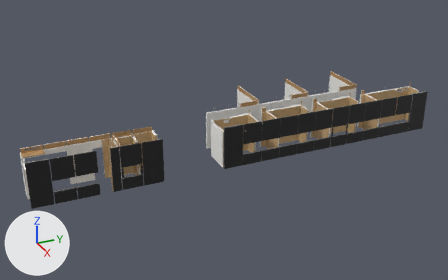
A saved change to the glTF model modelo/ARQ-MUROS.glb.
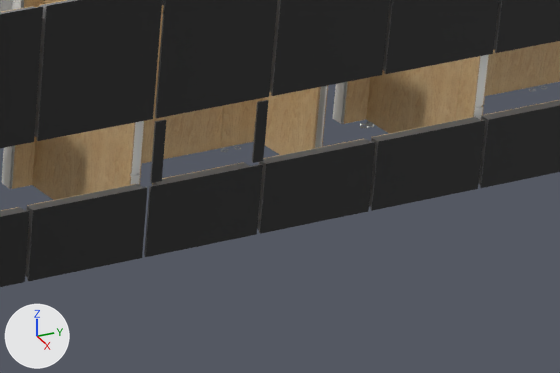
Old and new are each drawn whole from a camera (50 mm lens) standing at (44.6, -1.4, 20.8) and looking at (4.1, 16.8, 0.6) and again close up on the part from 69% to 87% of the width and 40% to 58% of the height. The axes (+X, +Y, +Z) are drawn at lower left. The lights are the same throughout. The first two pictures are the older version. Where no turn or scale is listed for an object, it has been applied to the vertices. Vertices at exactly the same position are counted once.

Objects in the first close-up: 'ARQ-MUROS|WUE-abedul-contrachapado', 'ARQ-MUROS|WUE-aluminio-negro-mate', 'ARQ-MUROS|WUE-oculto-gris', 'ARQ-MUROS|WUE-yeso-blanco-mate' and 1 more.
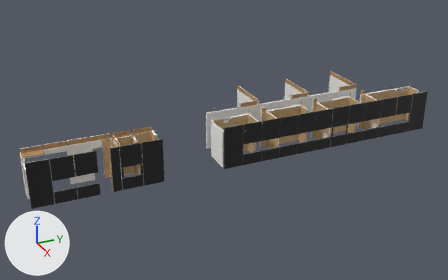
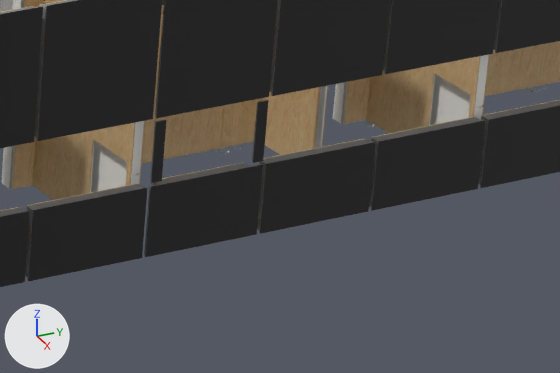
Where the newer file only moved an object's origin or applied its transform, the numbers keep the older frame.

What differs and where, as boxes (x1, y1, x2, y2) in the close-ups (560 x 373 px):
part 1 of me_arq_muros_wue_yeso_blanco_mate, cut back (mostly hidden)
    after: (429, 65, 480, 125)
part 2 of me_arq_muros_wue_yeso_blanco_mate, cut back (mostly hidden)
    after: (90, 140, 95, 193)
part 3 of me_arq_muros_wue_abedul_contrachapado, added (brown)
    after: (388, 56, 481, 133)
part 4 of me_arq_muros_wue_abedul_contrachapado, added (brown)
    after: (52, 124, 129, 200)

What changed in the scene script:
```text
Change me_arq_muros_wue_yeso_blanco_mate:
    used by ob_arq_muros_wue_yeso_blanco_mate; location = (3.805, 17.55, 1.661)
    remove me_arq_muros_wue_yeso_blanco_mate.from_pydata(...)  # 12208 vertices, 29931 faces; spans x -3.7..3.7, y -16.0..16.0, z -1.7..1.7
    add me_arq_muros_wue_yeso_blanco_mate.from_pydata(...)  # 13116 vertices, 31973 faces; spans x -3.7..3.7, y -16.0..16.0, z -1.7..1.7
    me_arq_muros_wue_yeso_blanco_mate part 1: 3 vertices moved from x 1.6..3.4, y 11.4..15.8, z -0.7..1.2 to x 1.6..3.5, y 11.4..15.8, z -0.2..1.2; 19 vertices removed from x 2.6..3.6, y 11.4..11.5, z -1.6..-0.7; 196 vertices added at x 1.5..3.6, y 11.4..15.8, z -1.6..1.2
    me_arq_muros_wue_yeso_blanco_mate part 2: 1 vertex moved from x 3.4, y 6.7, z -0.7 to x 3.5, y 6.7, z -0.2; 19 vertices removed from x 2.6..3.6, y 6.7..6.8, z -1.6..-0.7; 79 vertices added at x 2.4..3.6, y 6.7..6.8, z -1.6..-0.2
    other edits to the shape of me_arq_muros_wue_yeso_blanco_mate do not show in these pictures
Change me_arq_muros_wue_abedul_contrachapado:
    used by ob_arq_muros_wue_abedul_contrachapado; location = (6.533, 17.58, 1.604)
    remove me_arq_muros_wue_abedul_contrachapado.from_pydata(...)  # 5228 vertices, 9808 faces; spans x -1.0..1.0, y -16.0..16.0, z -1.6..1.6
    add me_arq_muros_wue_abedul_contrachapado.from_pydata(...)  # 5398 vertices, 10144 faces; spans x -1.0..1.0, y -16.0..16.0, z -1.6..1.6
    me_arq_muros_wue_abedul_contrachapado part 3: 68 vertices added at x -1.0..1.0, y 11.3..15.8, z -1.6..1.2
    me_arq_muros_wue_abedul_contrachapado part 4: 42 vertices added at x -0.6..0.9, y 6.7, z -1.6..0.8
    other edits to the shape of me_arq_muros_wue_abedul_contrachapado do not show in these pictures
```
